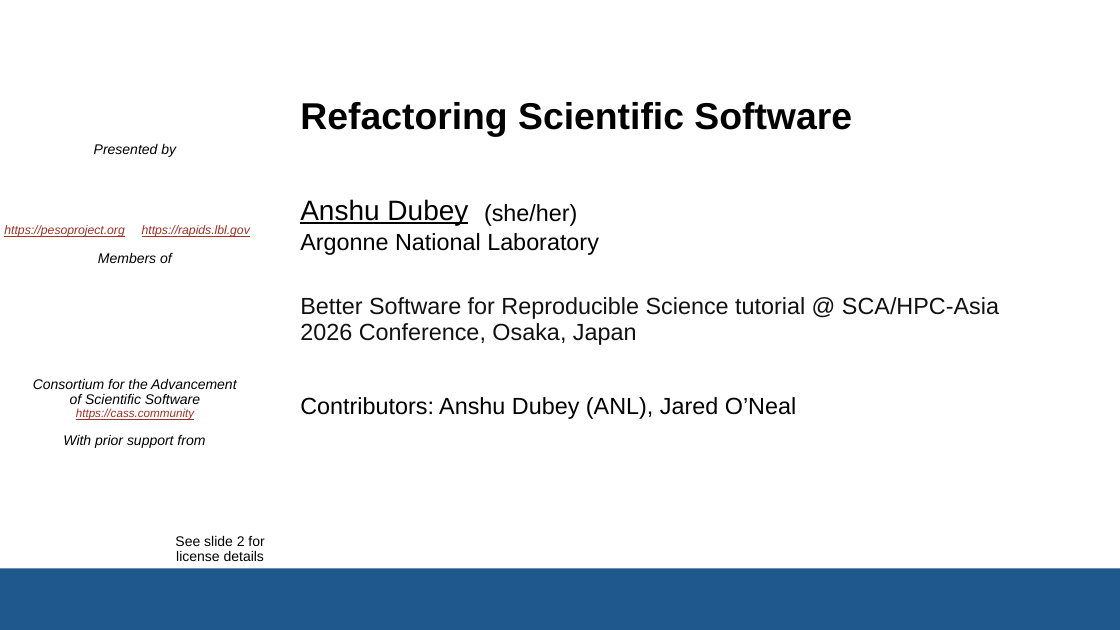
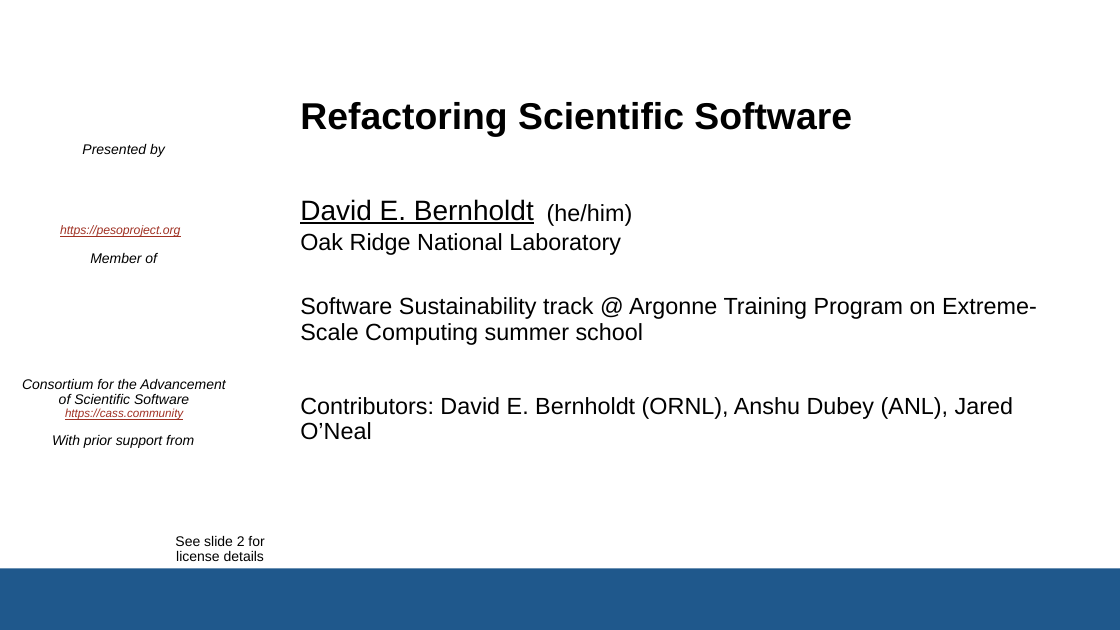
Before and after one commit to bssw-tutorial/presentations, a slide deck: slide 1 of refactoring.pptx. Drawn at 1120x630 pixels with LibreOffice and Linux fonts; fonts in the diff are those of the drawing; background and template pictures are left out. Boxes give left, top, right and bottom in pixels: in the first picture for what was removed or moved away, otherwise in the second. Text is boxed around its words. In the diff, an @@ line names an element or a change of style, - is before the commit and + after.

Commit message:
Update refactoring for ATPESC 2026

```diff
--- a/refactoring.pptx
+++ b/refactoring.pptx
@@ text at (300,199,534,224): text changed @@
-Anshu Dubey
+David E. Bernholdt
@@ text at (547,204,633,226): text changed @@
-(she/her)
+(he/him)
@@ text "https://pesoproject.org": place and size @@
-text "https://pesoproject.org" at (4,225,124,237)
+text "https://pesoproject.org" at (60,225,180,237)
@@ text removed at (142,225,250,237) @@
-https://rapids.lbl.gov
@@ text at (300,233,621,255): text changed @@
-Argonne National Laboratory
+Oak Ridge National Laboratory
@@ text at (90,253,157,263): text changed @@
-Members of
+Member of
@@ text at (300,297,1037,345): text changed; text colour #111111 to #000000 @@
-Better Software for Reproducible Science tutorial @ SCA/HPC-Asia 2026 Conference, Osaka, Japan
+Software Sustainability track @ Argonne Training Program on Extreme-Scale Computing summer school
@@ text at (300,397,1013,440): text changed @@
-Contributors: Anshu Dubey (ANL), Jared O’Neal
+Contributors: David E. Bernholdt (ORNL), Anshu Dubey (ANL), Jared O’Neal
@@ 3 texts: place and size @@
-3 texts at (33,144,236,448)
+3 texts at (22,144,225,448)
```
Also in this commit, not shown: 5 other slides changed.
